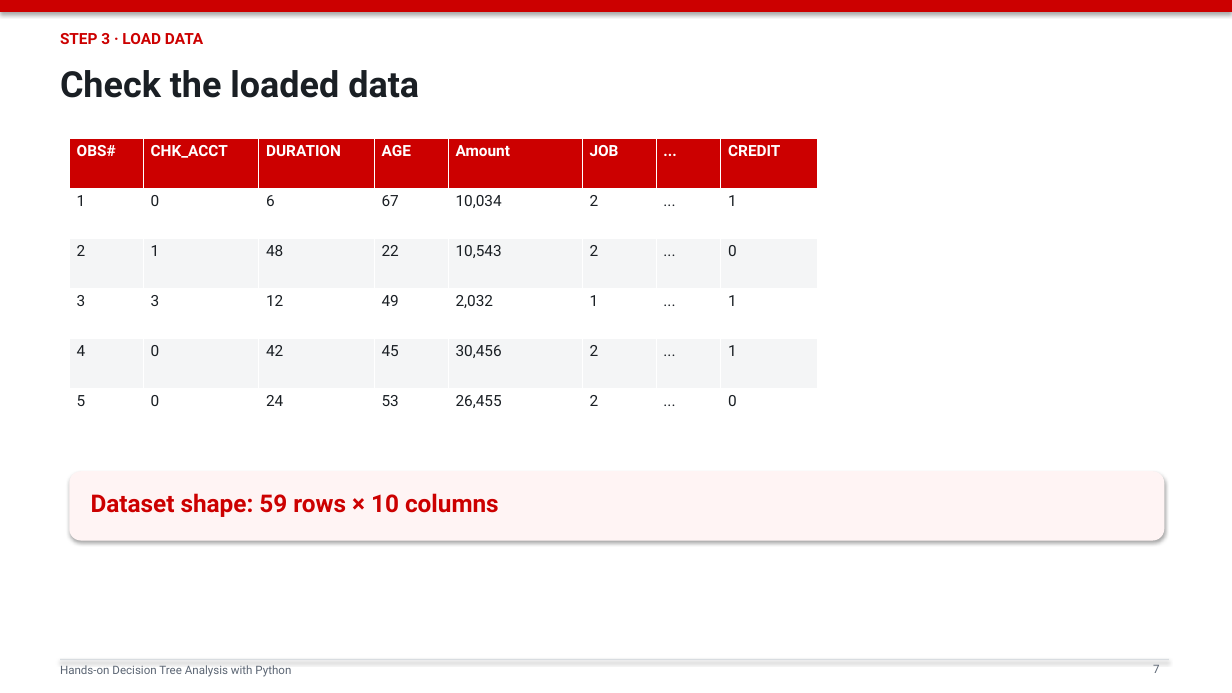
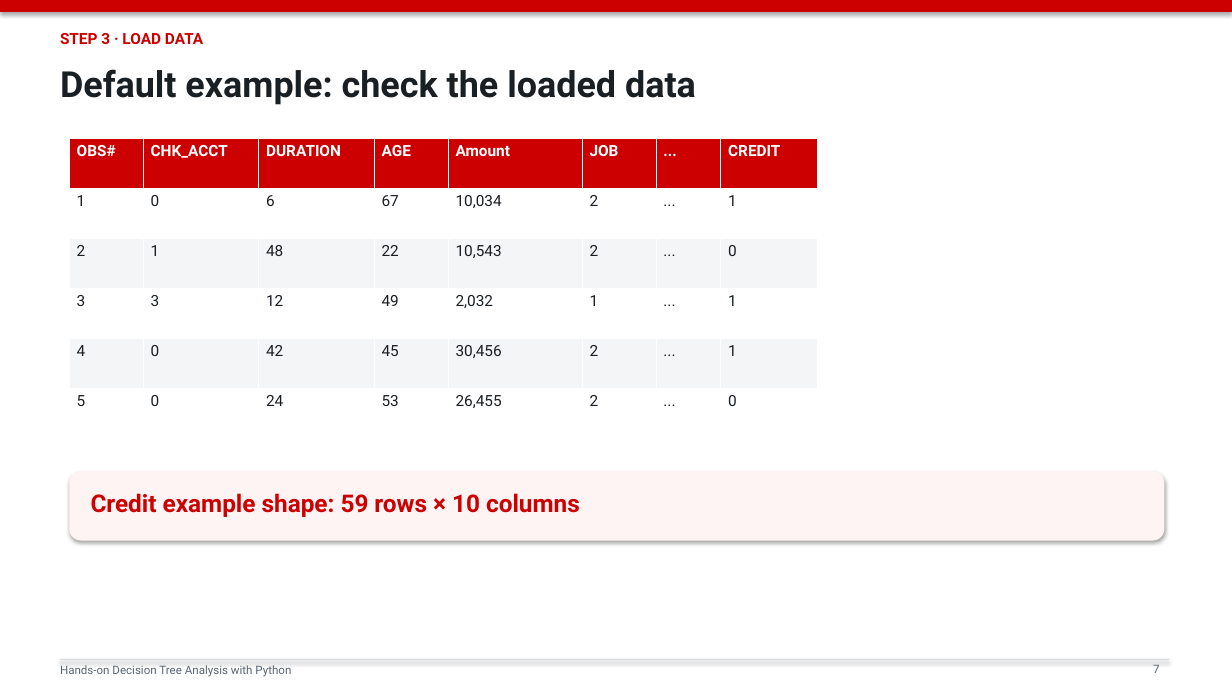
Before and after one commit to mojiahui777/ba_course, a slide deck: slide 7 of decision_tree_python_slides.pptx. Drawn at 1232x693 pixels with LibreOffice and Linux fonts; fonts in the diff are those of the drawing. Boxes give left, top, right and bottom in pixels: in the first picture for what was removed or moved away, otherwise in the second. Text is boxed around its words. In the diff, an @@ line names an element or a change of style, - is before the commit and + after.

```diff
--- a/decision_tree_python_slides.pptx
+++ b/decision_tree_python_slides.pptx
@@ text at <box>60,69,696,105</box>: text changed @@
-Check the loaded data
+Default example: check the loaded data
@@ text at <box>91,493,580,517</box>: text changed @@
-Dataset shape: 59 rows × 10 columns
+Credit example shape: 59 rows × 10 columns
```
Also in this commit, not shown: 21 other slides changed, 1 other file.
